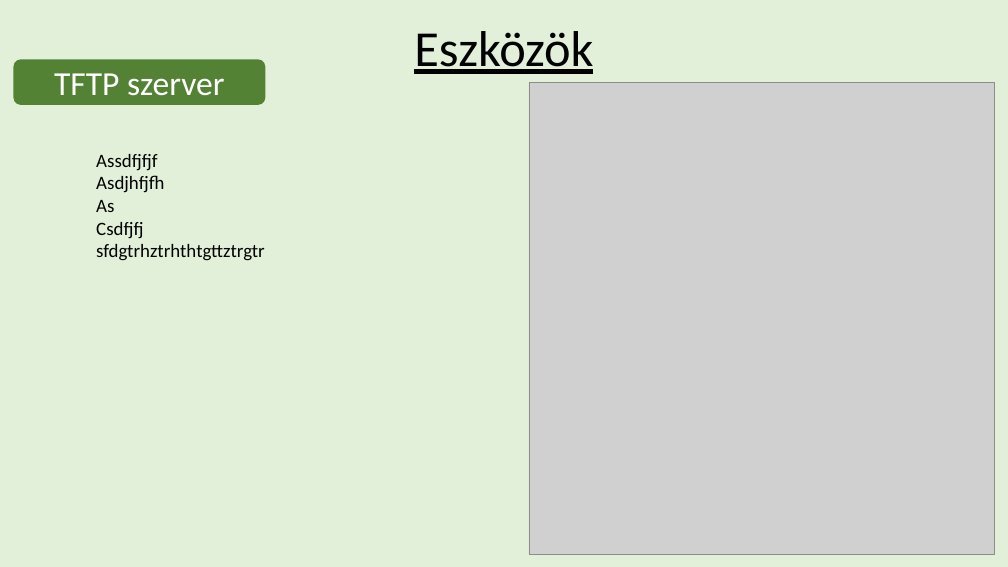
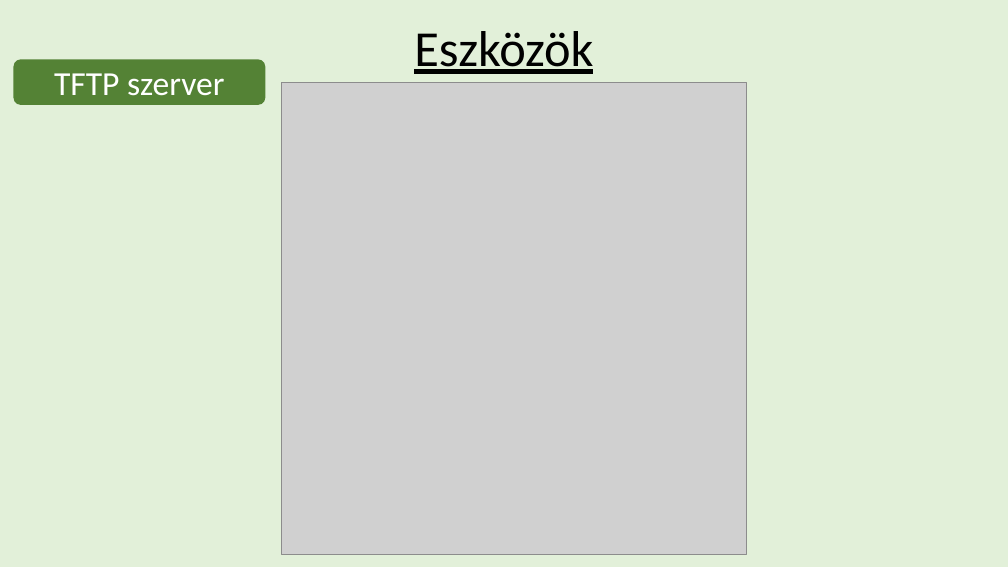
Before and after one commit to GyurosAdam/Niganyok, a slide deck: slide 9 of Hálózati Prezentáció.pptx. Drawn at 1008x567 pixels with LibreOffice and Linux fonts; fonts in the diff are those of the drawing; grey boxes stand for pictures; background and template pictures are left out. Boxes give left, top, right and bottom in pixels: in the first picture for what was removed or moved away, otherwise in the second. Text is boxed around its words. In the diff, an @@ line names an element or a change of style, - is before the commit and + after.

```diff
--- a/Hálózati Prezentáció.pptx
+++ b/Hálózati Prezentáció.pptx
@@ picture: place and size @@
-picture at box(529, 82, 995, 555)
+picture at box(281, 82, 747, 555)
@@ text removed at box(96, 154, 265, 261) @@
-Assdfjfjf
-Asdjhfjfh
-As
-Csdfjfj
-sfdgtrhztrhthtgttztrgtr
```
Also in this commit, not shown: 2 other slides changed, 1 slide added, 4 other files.
